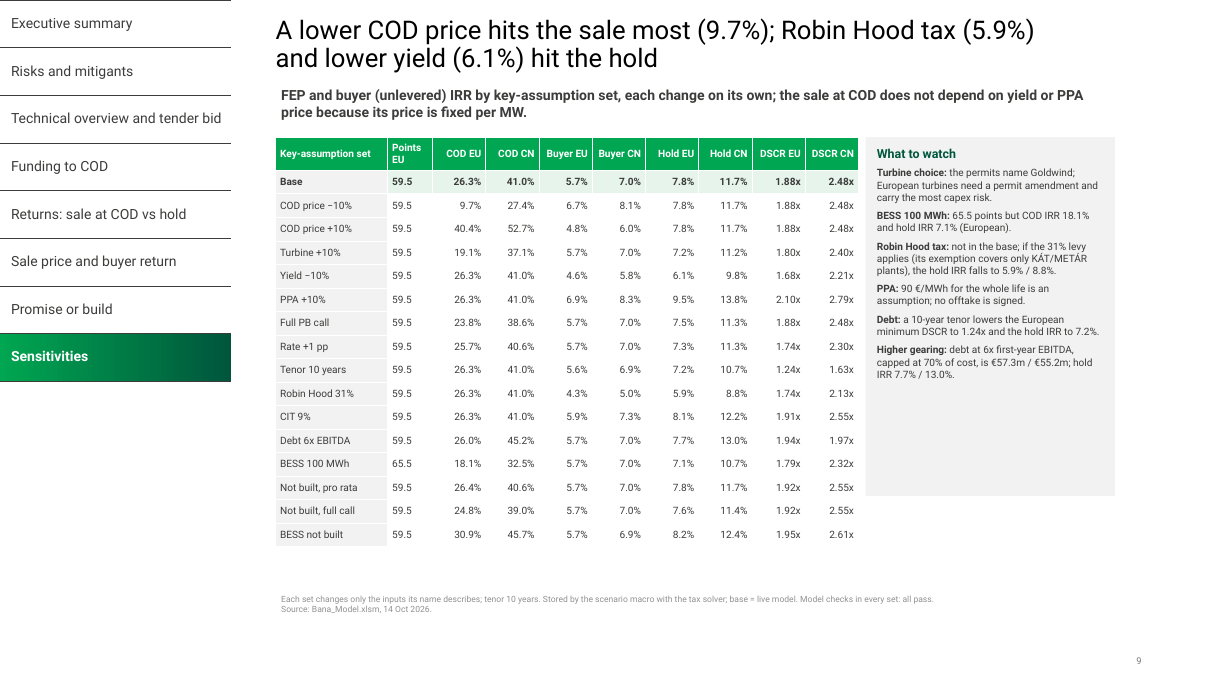
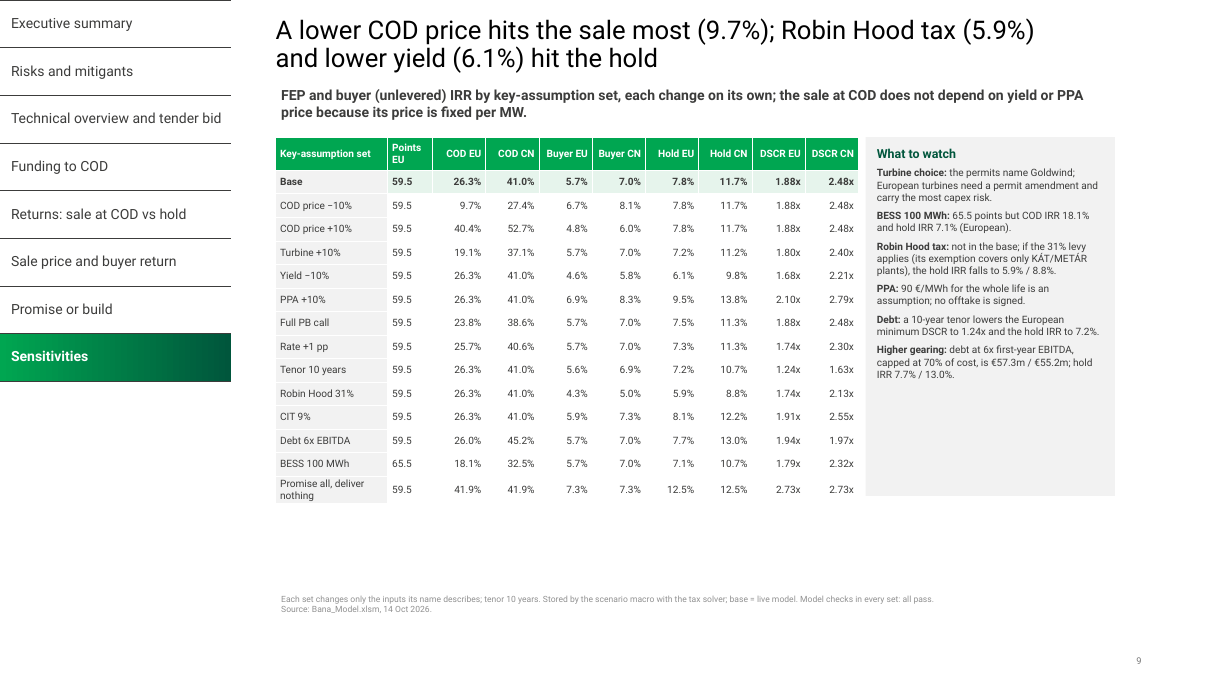
Before and after one commit to ZalanZad/FEP_modeller, a slide deck: slide 9 of projects/bana/out/Bana_IC.pptx. Drawn at 1232x693 pixels with LibreOffice and Linux fonts; fonts in the diff are those of the drawing; background and template pictures are left out. Boxes give left, top, right and bottom in pixels: in the first picture for what was removed or moved away, otherwise in the second. Text is boxed around its words. In the diff, an @@ line names an element or a change of style, - is before the commit and + after.

```diff
--- a/projects/bana/out/Bana_IC.pptx
+++ b/projects/bana/out/Bana_IC.pptx
@@ table at <box>276,137,858,505</box> @@
-row 15: Not built, pro rata | 59.5 | 26.4% | 40.6% | 5.7% | 7.0% | 7.8% | 11.7% | 1.92x | 2.55x
-row 16: Not built, full call | 59.5 | 24.8% | 39.0% | 5.7% | 7.0% | 7.6% | 11.4% | 1.92x | 2.55x
-row 17: BESS not built | 59.5 | 30.9% | 45.7% | 5.7% | 6.9% | 8.2% | 12.4% | 1.95x | 2.61x
+row 15: Promise all, deliver nothing | 59.5 | 41.9% | 41.9% | 7.3% | 7.3% | 12.5% | 12.5% | 2.73x | 2.73x
```
Also in this commit, not shown: 1 other slide changed, 6 other files.
